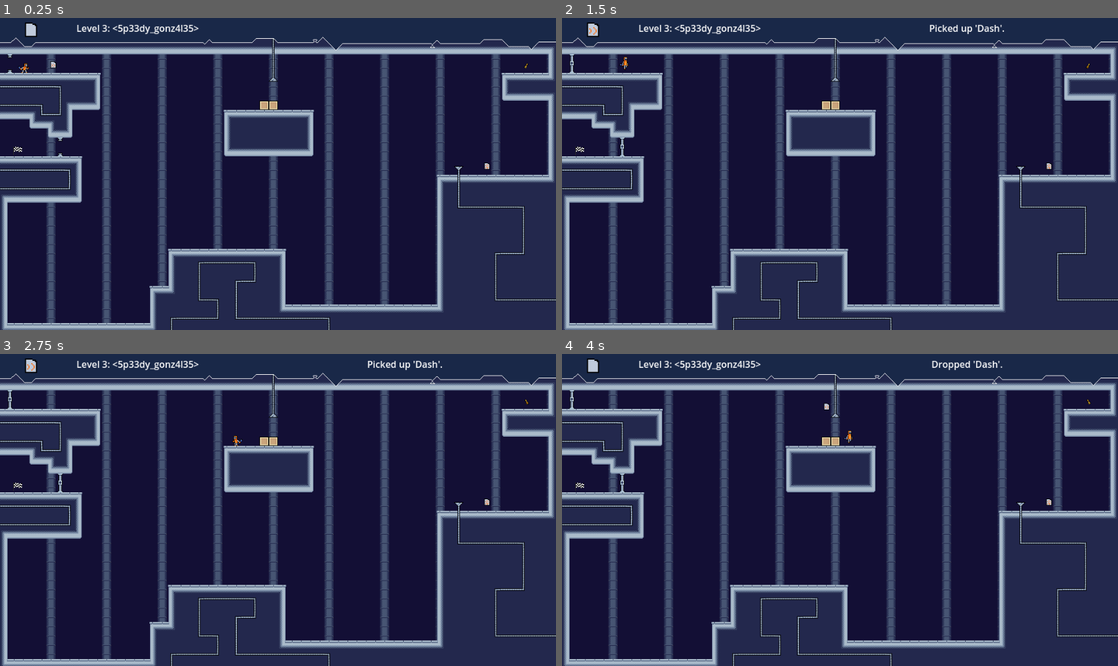
Above: before the commit, frames 1-4 (two rows, left to right).
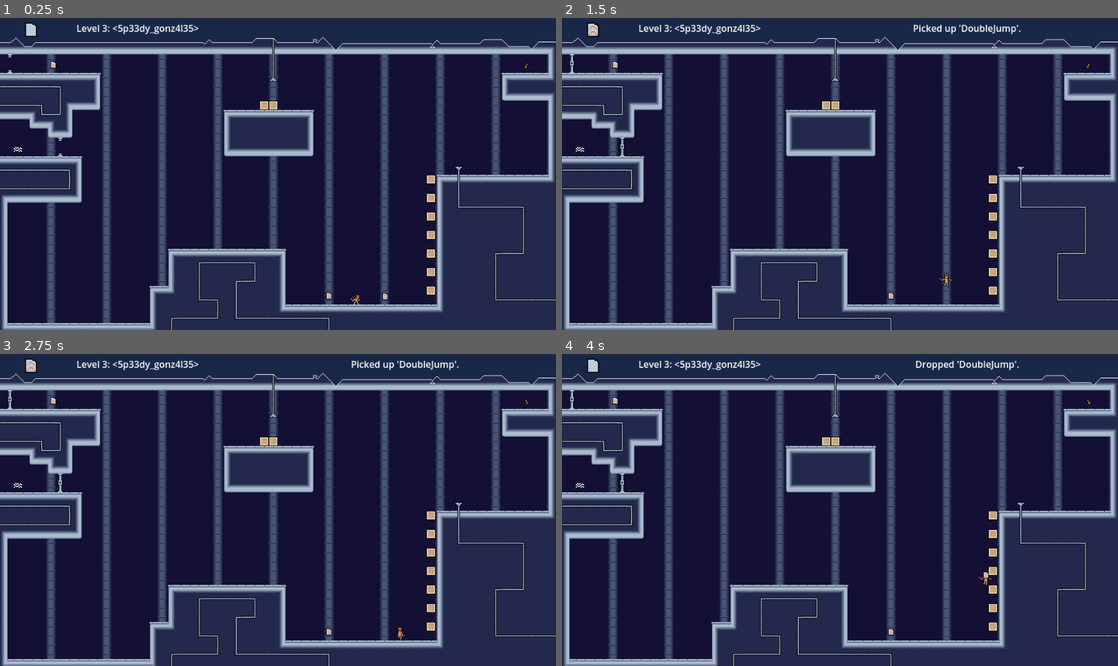
Above: after the commit, the same moments.

Repository: Cradac/H.O.R.S.T.
Game: Godot game, scene res://levels/level_3.tscn
The game is run twice, just before and just after one commit, with the same random seed, the same clock (stepped at 60 frames per second) and the same inputs. This scene is started directly instead of the project's main scene.
Inputs:
- Up to frame 1 (0.25 s): no input
- Up to frame 2 (1.5 s): tap Enter at 0.5 s; hold Space (jump) 0.53-1.28 s; hold Right (move_right) from 0.53 s (still down); tap F (action) at 0.6 s; tap Space (jump) at 1.35 s
- Up to frame 3 (2.75 s): tap Space (jump) at 1.52, 1.82 s; tap F (action) at 1.55, 2.1 s; release Right (move_right) at 2.03 s; hold Left (move_left) from 2.03 s (still down); hold Space (jump) from 2.03 s (still down)
- Up to frame 4 (4 s): release Left (move_left) at 2.78 s; release Space (jump) at 2.78 s; hold Right (move_right) from 2.78 s (still down); tap E (action_2) at 2.85 s; tap Space (jump) at 3.02, 3.32 s; tap F (action) at 3.05 s; tap Enter at 3.5 s; hold Space (jump) from 3.53 s (still down); tap 1 (drop_first) at 3.6 s

The runs differ from the first frame. In frame 1, 0.5% of the frame differs, in the area x 3-89%, y 14-92%; in frame 2, 0.8%, in the area x 4-89%, y 2-91%; in frame 3, 0.8%; in frame 4, 0.8%.

Commit message:
animation shtuff & charged jump diddling

Diff:
--- a/Character.gd
+++ b/Character.gd
@@ -50,9 +50,9 @@
 			var high_friction = (abs(velocity.x)/VELOCITY_THRESHOLD)*FRICTION_FACTOR
 			var friction = max(high_friction, BASE_FRICTION)
 			apply_friction(friction * delta)
-			_animated_sprite.play("idle")
-		if abs(velocity.x) > VELOCITY_THRESHOLD:
-			_animated_sprite.play("walk")
+			if not Input.is_action_pressed("jump"):
+				_animated_sprite.play("idle")
+
 	else:
 		if sign(x) == sign(prev_x):
 			if is_on_floor():
@@ -69,7 +69,7 @@
 		if abs(velocity.x) > MAX_SPEED:
 			velocity.x = MAX_SPEED * sign(velocity.x)
 		# Animations
-		if is_on_floor():
+		if is_on_floor() && not Input.is_action_pressed("jump"):
 			_animated_sprite.play("walk")
 		if x > 0:
 			_animated_sprite.set_flip_h(false)
--- a/character-spriteframes.tres
+++ b/character-spriteframes.tres
@@ -101,18 +101,18 @@
 atlas = ExtResource("6_74ria")
 region = Rect2(0, 32, 32, 32)
 
+[sub_resource type="AtlasTexture" id="AtlasTexture_bjcb1"]
+atlas = ExtResource("7_2r2wc")
+region = Rect2(0, 32, 32, 32)
+
+[sub_resource type="AtlasTexture" id="AtlasTexture_jjbnc"]
+atlas = ExtResource("7_2r2wc")
+region = Rect2(32, 0, 32, 32)
+
 [sub_resource type="AtlasTexture" id="AtlasTexture_dco00"]
 atlas = ExtResource("7_2r2wc")
 region = Rect2(0, 0, 32, 32)
 
-[sub_resource type="AtlasTexture" id="AtlasTexture_jjbnc"]
-atlas = ExtResource("7_2r2wc")
-region = Rect2(32, 0, 32, 32)
-
-[sub_resource type="AtlasTexture" id="AtlasTexture_bjcb1"]
-atlas = ExtResource("7_2r2wc")
-region = Rect2(0, 32, 32, 32)
-
 [sub_resource type="AtlasTexture" id="AtlasTexture_er0u2"]
 atlas = ExtResource("8_36ulo")
 region = Rect2(0, 0, 32, 32)
@@ -240,17 +240,17 @@
 }, {
 "frames": [{
 "duration": 1.0,
+"texture": SubResource("AtlasTexture_bjcb1")
+}, {
+"duration": 1.0,
+"texture": SubResource("AtlasTexture_jjbnc")
+}, {
+"duration": 1.0,
 "texture": SubResource("AtlasTexture_dco00")
-}, {
-"duration": 1.0,
-"texture": SubResource("AtlasTexture_jjbnc")
-}, {
-"duration": 1.0,
-"texture": SubResource("AtlasTexture_bjcb1")
-}],
-"loop": true,
+}],
+"loop": false,
 "name": &"landing",
-"speed": 5.0
+"speed": 3.0
 }, {
 "frames": [{
 "duration": 1.0,
--- a/character.tscn
+++ b/character.tscn
@@ -41,5 +41,6 @@
 [node name="AnimatedSprite2D" type="AnimatedSprite2D" parent="."]
 position = Vector2(-1, -3)
 sprite_frames = ExtResource("3_ipixp")
-animation = &"walk"
-frame_progress = 0.776749
+animation = &"landing"
+frame = 2
+frame_progress = 1.0
--- a/extensions/ChargedJump.gd
+++ b/extensions/ChargedJump.gd
@@ -1,7 +1,7 @@
 class_name ChargedJump extends Extension
 
 var started_charging
-@export var charge_jump_force = 350.0
+@export var charge_jump_force = 225.0
 @export var charge_duration = 1000.0
 @export var name = "ChargedJump"
 
@@ -27,10 +27,10 @@
 	if Input.is_action_just_pressed("jump") && character.is_on_floor():
 		#print("jump pressed")
 		started_charging = Time.get_ticks_msec()
+		character._animated_sprite.play("landing")
 
-	if Input.is_action_pressed("jump") && character.is_on_floor():
-		#print("jump pressed")
-		character._animated_sprite.play("landing")
+	if Input.is_action_pressed("jump"):
+		character.velocity.x = 0
 
 func handle_drop(character: Player):
 	character.normal_jump = true
--- a/levels/level_3.tscn
+++ b/levels/level_3.tscn
@@ -15,7 +15,7 @@
 tile_set = ExtResource("1_6lgy1")
 format = 2
 layer_0/name = "Foreground"
-layer_0/tile_data = PackedInt32Array(0, 65537, 1, 1, 65537,  …(19574 unchanged characters)…  2, 1245186, 65537, 2, 1245185, 65537, 2)
+layer_0/tile_data = PackedInt32Array(0, 65537, 1, 1, 65537,  …(19574 unchanged characters)…  2, 1245186, 65537, 2, 1245185, 65537, 2, 1900590, 393217, 3, 1769518, 393217, 3, 1638446, 393217, 3, 1507374, 393217, 3, 1376302, 393217, 3, 1245230, 393217, 3, 1114158, 393217, 3)
 layer_1/name = "Background"
 layer_1/enabled = true
 layer_1/modulate = Color(1, 1, 1, 1)
@@ -32,7 +32,7 @@
 layer_2/tile_data = PackedInt32Array(1114161, 2, 0, 1048625, 131074, 2, 1310769, 2, 1, 1245233, 2, 0, 1179697, 2, 0, 13 …(2047 unchanged characters)…
 
 [node name="Character" parent="." instance=ExtResource("2_xnv7i")]
-position = Vector2(43, 83)
+position = Vector2(616, 467)
 
 [node name="IngameUI" parent="." instance=ExtResource("3_kra16")]
 level_name = "Level 3: <5p33dy_gonz4l35>"
@@ -41,8 +41,8 @@
 position = Vector2(92, 82)
 skill = 4
 
-[node name="ChargedJump-SKillshard" parent="." instance=ExtResource("4_w4dpf")]
-position = Vector2(841, 257)
+[node name="ChargedJump-Skillshard" parent="." instance=ExtResource("4_w4dpf")]
+position = Vector2(568, 481)
 skill = 1
 
 [node name="finish-flag" parent="." instance=ExtResource("6_q0a3g")]
@@ -65,3 +65,7 @@
 
 [node name="pipe-exit" parent="." instance=ExtResource("8_qa3hk")]
 position = Vector2(472, 136)
+
+[node name="DoubleJump-Skillshard" parent="." instance=ExtResource("4_w4dpf")]
+position = Vector2(665, 482)
+skill = 0
